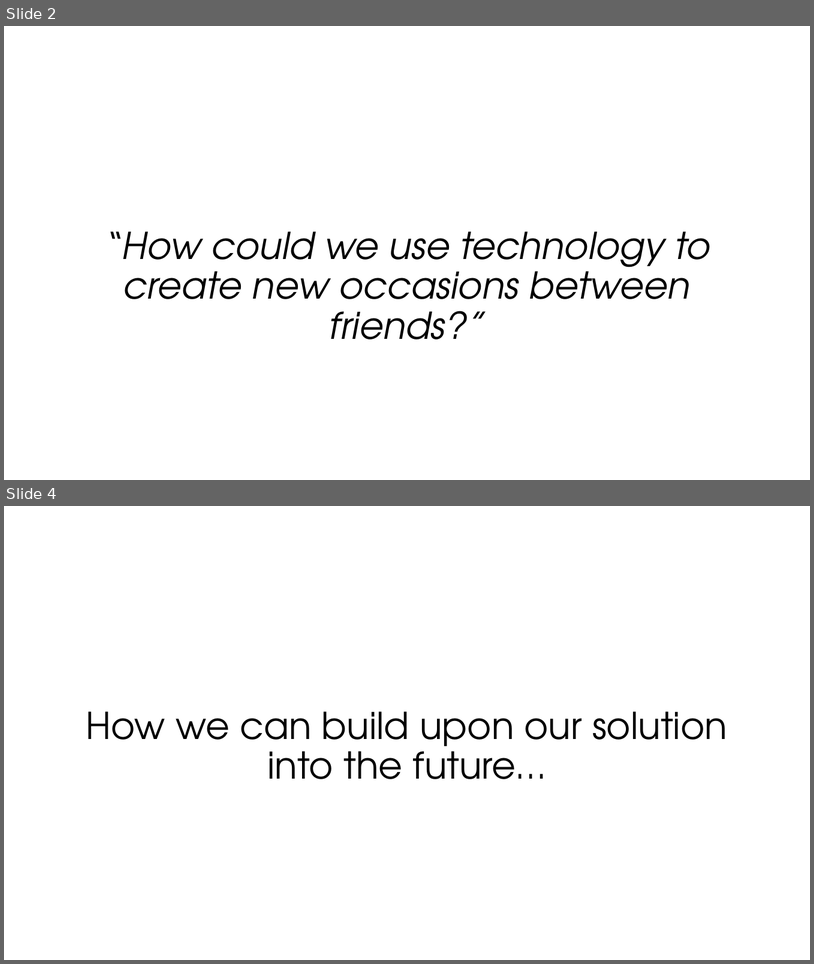
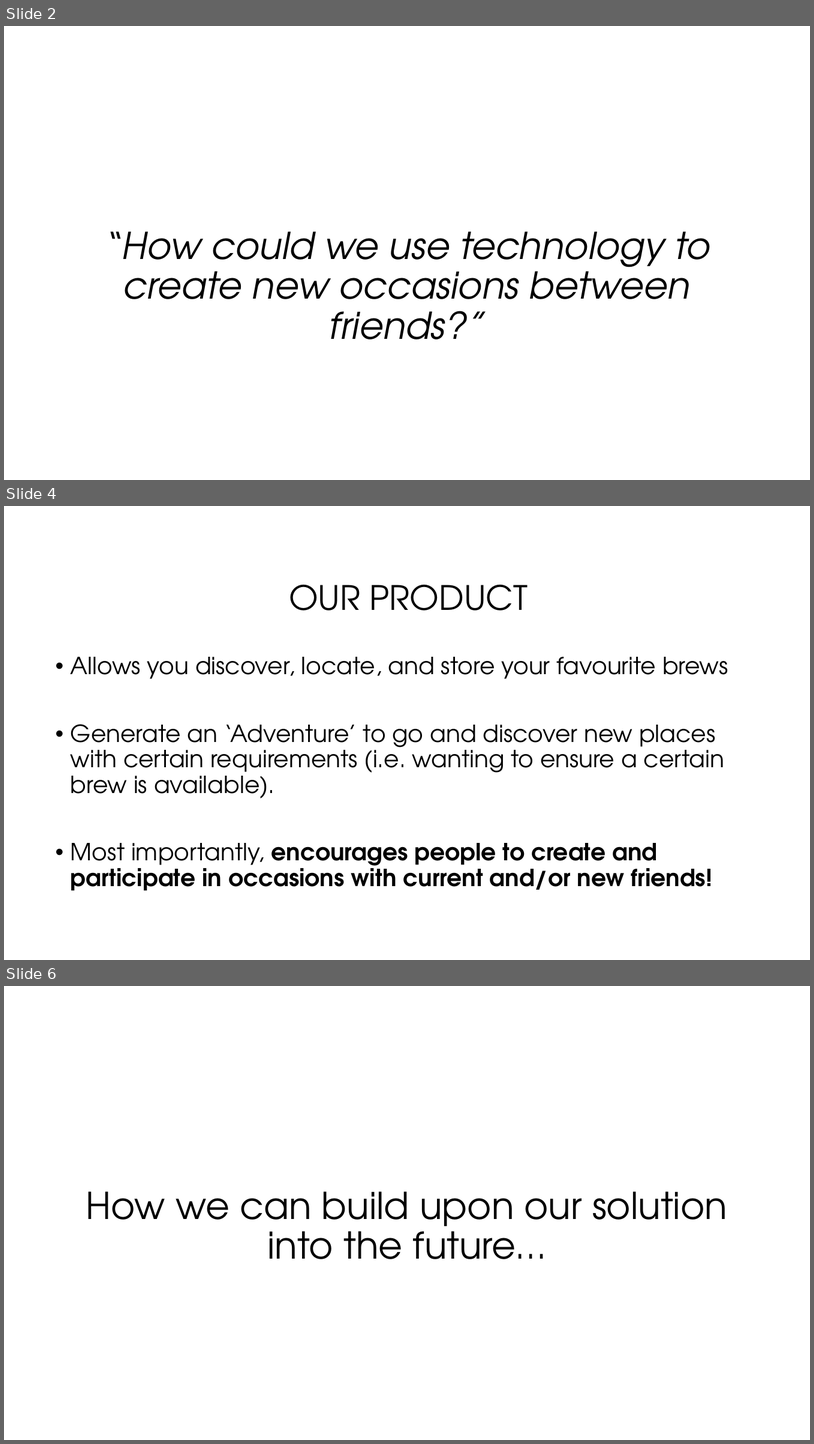
Before and after one commit to HamishBuckmaster/BAU-Hackathon, a slide deck: BnB Pitch (FINAL).pptx. Shown one above the other, each under a label of ours: slides 2 and 4 before the commit, slides 2, 4 and 6 after it; the slides between them are not shown. The pictures are 814x964 and 814x1444 pixels, drawn with LibreOffice and Linux fonts; fonts in the diff are those of the drawing; background and template pictures are left out. Boxes give left, top, right and bottom in pixels: in the first picture for what was removed or moved away, otherwise in the second. Text is boxed around its words. In the diff, an @@ line names an element or a change of style, - is before the commit and + after.

```diff
--- a/BnB Pitch (FINAL).pptx
+++ b/BnB Pitch (FINAL).pptx
@@ slide 4 added at (4, 506, 810, 960), background #FFFFFF @@
@@ title added at (289, 585, 528, 610), 40 pt, text #000000 @@
+OUR PRODUCT
@@ text added at (71, 657, 729, 891), 28 pt, text #000000 @@
+• Allows you discover, locate, and store your favourite brews
+• Generate an ‘Adventure’ to go and discover new places with certain requirements (i.e. wanting to ensure a certain brew is available).
+• Most importantly, encourages people to create and participate in occasions with current and/or new friends!
@@ what was slide 4 is now slide 6 @@
```
Also in this commit, not shown: 2 other slides added, 1 slide removed.
